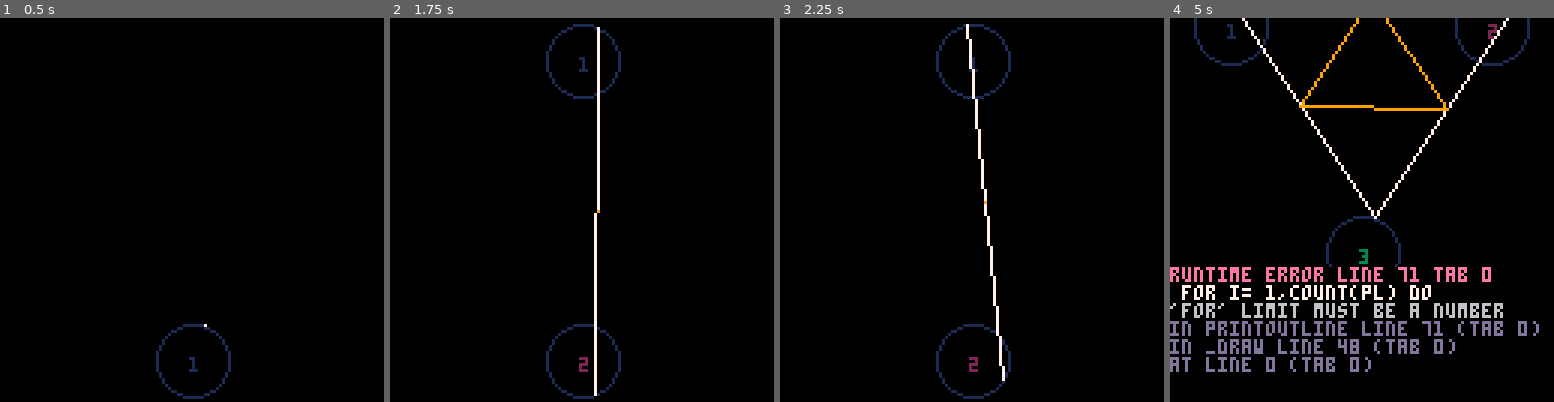
Above: before the commit, frames 1-4 (left to right).
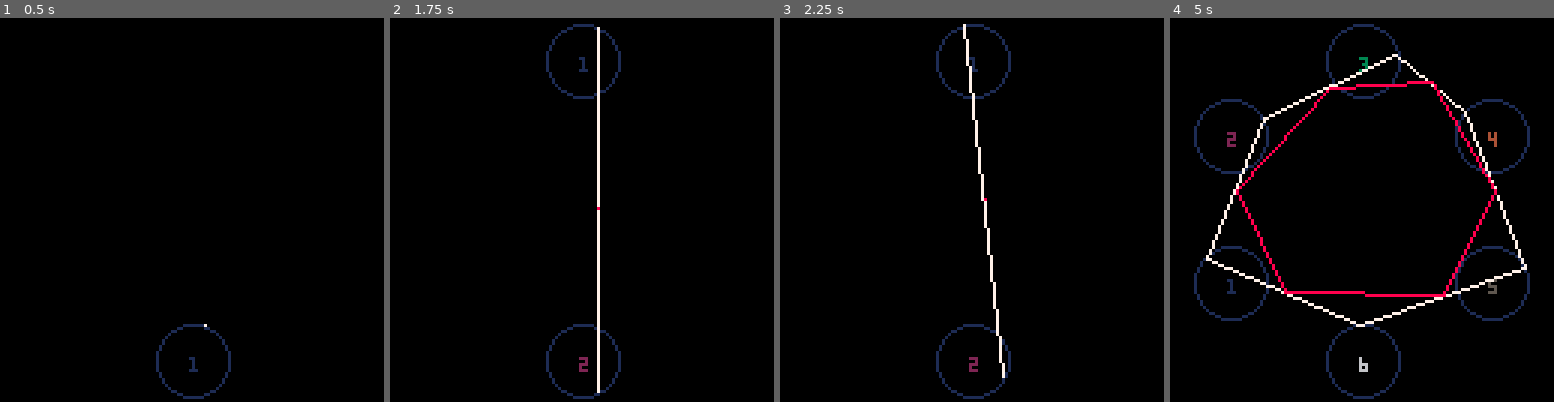
Above: after the commit, the same moments.

Repository: 6ilberM/dodopico
Game: PICO-8 cartridge ap/midpointer.p8
Same seed, same stepped clock (60 frames per second), same inputs: the game is played once before the commit and once after it.
Inputs:
- Up to frame 1 (0.5 s): tap X (X key) at 0.33 s
- Up to frame 2 (1.75 s): tap O (Z key) at 0.7, 1.7 s; tap X (X key) at 1.07 s; hold Right from 1.6 s (still down)
- Up to frame 3 (2.25 s): tap X (X key) at 1.85 s; release Right at 2.1 s; tap O (Z key) at 2.1 s
- Up to frame 4 (5 s): hold Right 2.47-3.03 s; tap O (Z key) every 0.4 s from 2.5 to 4.9 s; tap X (X key) at 2.97, 4.08 s; hold Left 3.08-3.58 s; hold Right 4.02-4.68 s

Frame 1 is identical in both runs. In frame 2, 0.8% of the frame differs, in the area x 53-55%, y 49-99%; in frame 3, 0.7%; in frame 4, 14%, in the area x 0-97%, y 0-100%.
Error before the commit: runtime error line 71 tab 0; for i= 1,count(pl) do; 'for' limit must be a number

Commit message:
Completed

Diff:
--- a/ap/midpointer.p8
+++ b/ap/midpointer.p8
@@ -15,7 +15,7 @@
 	frame = 0
 	depth = 0
 	dt= 0
-	midointTable= {}
+	midpointtable= {}
 	 circles={} points={}
 	polygon(64,64,field.sides)
 	local pts={}
@@ -29,26 +29,32 @@
 shoot2 =false  lock2=false
 
 function _update()
-midointTable={}
+midpointtable={}
 	dt= 1/30
+	input()
 	foreach(circles,updatecirc)
 	foreach(points,upos)
-	add(midointTable,getmidpoints(circles))
-	if depth>=2 then
+	add(midpointtable,getmidpoints(circles))
+
+	if depth>1 then
 		for i = 2, depth,1 do
-
+			if i==2 then
+		 		add(midpointtable,getmidpoints2(midpointtable[1]))
+			else
+				add(midpointtable,getmidpoints2(midpointtable[i-1]))
+			end
 		end
 	end
-	input()
 end
 
-function _draw() cls()
+function _draw()
+cls()
 	foreach(circles,circprint)
 	foreach(points,ptprint)
 	printoutline(points[1],7)
 	if depth>=1 then
 	for i =1, depth , 1 do
-	printoutline(midointTable[i],8+i)
+	printoutline(midpointtable[i],7+i)
 	end
 end
 	-- print("CPU:"..stat(2),2,2)
@@ -122,10 +128,23 @@
 	 return midpoints
 end
 
+function getmidpoints2(container)
+	local midpoints = {}
+	for i=1, count(container) do
+		if i == 1  then
+		 add(midpoints,midpoint(container[i],container[count(container)]))
+		else
+		add(midpoints,midpoint(container[i-1],container[i]))
+		end
+	 end
+
+	 return midpoints
+end
+
 function midpoint(pt1,pt2)
 	local pt={}
 	pt.x= (pt1.x+pt2.x)/2
-	pt.y= (pt1.y +pt2.y)/2
+	pt.y= (pt1.y+pt2.y)/2
 	return pt
 end
 
